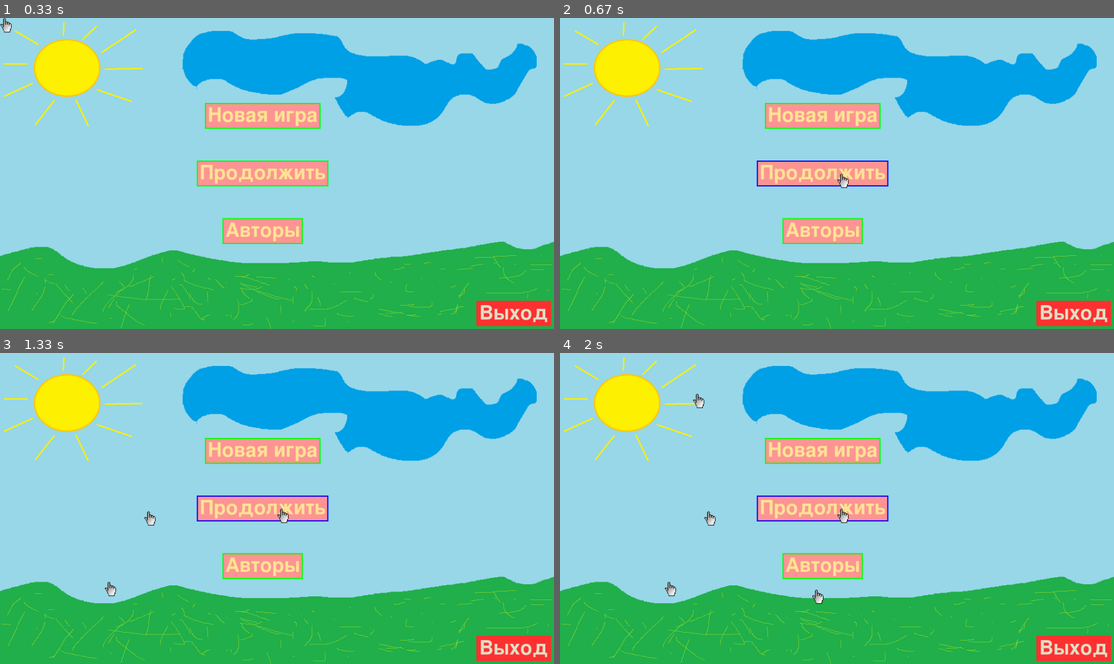
Above: before the commit, frames 1-4 (two rows, left to right).
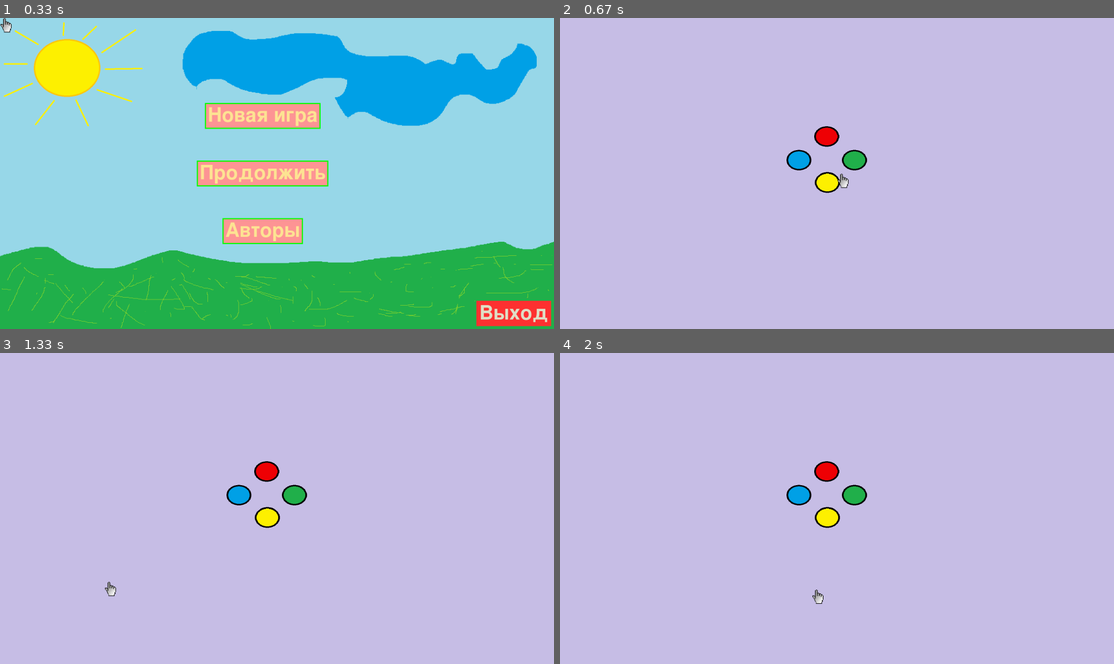
Above: after the commit, the same moments.

Repository: realReloadTime/GoodAppsProduction
Game: pygame game, started from start.py
Two runs of this game, one before a commit and one after it. Both use one fixed random seed, a clock stepped at 60 frames per second and the inputs below.
Inputs (mouse positions are in pixels of both pictures, inside the frame that each line leads up to):
- Up to frame 1 (0.33 s): no input
- Up to frame 2 (0.67 s): click (837, 173) at 0.38 s
- Up to frame 3 (1.33 s): click (144, 511) at 0.72 s; click (105, 583) at 1.08 s
- Up to frame 4 (2 s): click (692, 393) at 1.58 s; click (809, 589) at 1.92 s

Frame 1 is identical in both runs. In frame 2, 100% of the frame differs, in the area x 0-100%, y 0-100%; in frame 3, 100%; in frame 4, 100%.

Commit message:
additions

Diff:
--- a/modules/pygame_image.py
+++ b/modules/pygame_image.py
@@ -4,9 +4,11 @@
 
 
 class Image(pygame.sprite.Sprite):  # преобразует файл изображения в формат, распознаваемый pygame
-    def __init__(self, image_file, location=(0, 0)):
+    def __init__(self, image_file, location=(0, 0), resize=False):
         pygame.sprite.Sprite.__init__(self)
         self.image = pygame.image.load(image_file)
+        if resize:
+            self.image = pygame.transform.scale(self.image, (1920, 1080))
         self.rect = self.image.get_rect()
         self.rect.left, self.rect.top = location
 
--- a/start.py
+++ b/start.py
@@ -14,7 +14,7 @@
         self.width = GetSystemMetrics(0)
         self.height = GetSystemMetrics(1)
         self.screen = pygame.display.set_mode((self.width, self.height))
-        self.all_screens = ['MainMenu', 'NewGameScreen', 'Continue', 'Authors', 'Desktop', 'Site']
+        self.all_screens = ['MainMenu', 'NewGameScreen', 'Desktop', 'Site', 'Continue', 'Authors']
 
         self.menu_buttons = [['Новая игра', 0], ['Продолжить', 0], ['Авторы', 0],
                              ['Выйти', 0]]  # названия и состояния кнопок
@@ -114,7 +114,8 @@
                             elif button.clicked(event.pos) \
                                     and button.name == 'Начать' \
                                     and bool(self.buttons_start_clicked):
-                                print('СТАРТУЕМ с начальным выбором ' + self.buttons_start_clicked[0], 'И названием ' + self.start_text_input.text)
+                                self.variant, self.shop_name = self.buttons_start_clicked[0], self.start_text_input.text
+                                self.selected_screen = self.all_screens[2]
 
                 if event.type == pygame.MOUSEMOTION:
                     mouse_coords = event.pos
@@ -152,7 +153,7 @@
                 self.starting_screen()
 
             elif self.selected_screen == 'Desktop':
-                pass
+                self.desktop_screen()
 
             elif self.selected_screen == 'Site':
                 pass
@@ -265,11 +266,11 @@
 
     def starting_screen(self):  # здесь будет рисоваться стартовый экран
         screen_background = pygame_image.Image('data/computer_prototype.png')
+        self.screen.blit(screen_background.image, screen_background.rect)
         name_label = pygame_text.label('Введите название магазина:', (self.width - 1250, 50))
         tip = '\nПОДСКАЗКА: Помните, что завершая день\n'\
               'На счету должно оставаться как минимум 10 рублей!\n'\
               'Иначе вы умрете от голода.'
-        self.screen.blit(screen_background.image, screen_background.rect)
         for button in self.buttons_start_group.sprites():
             if button.tracing:
                 pygame.draw.rect(self.screen, pygame.Color(150, 150, 150), (
@@ -291,7 +292,8 @@
         self.buttons_start_group.draw(self.screen)
 
     def desktop_screen(self):  # здесь будет рисоваться "рабочий" стол
-        pass
+        screen_background = pygame_image.Image('data/desktop.png', resize=True)
+        self.screen.blit(screen_background.image, screen_background.rect)
 
     def app_end(self):  # действия при завершении работы(для сохранения данных и вывода завершающей анимации)
         self.screen.fill((100, 100, 100))
Renamed: data/saved_data.db -> data/saved_data_sample.db
